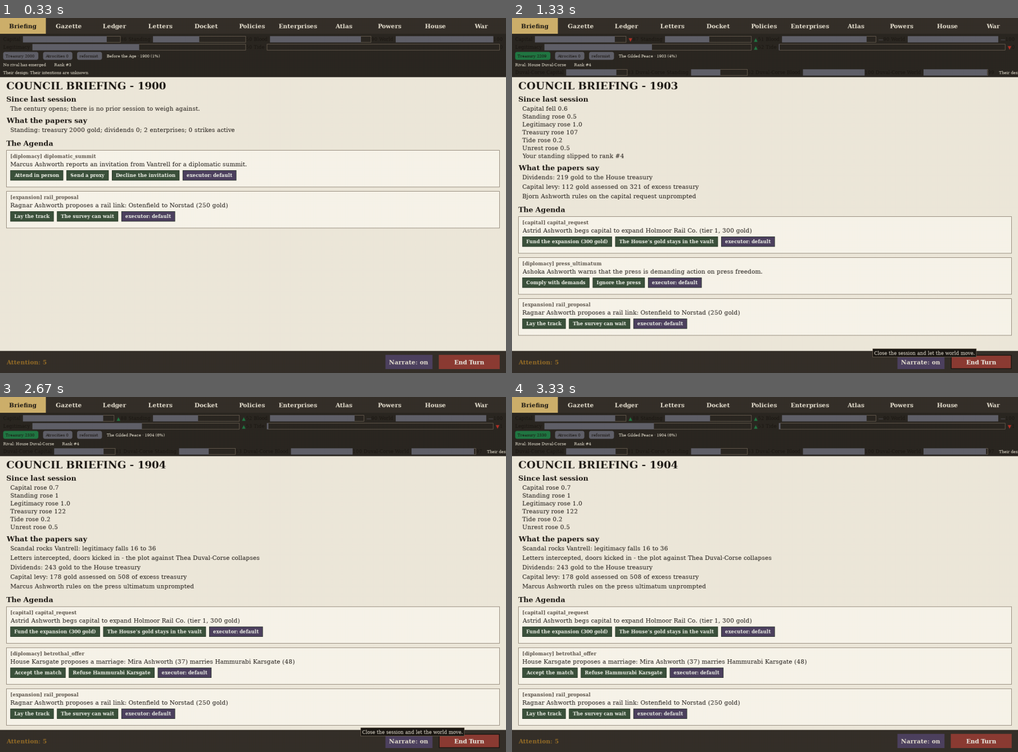
Above: before the commit, frames 1-4 (two rows, left to right).
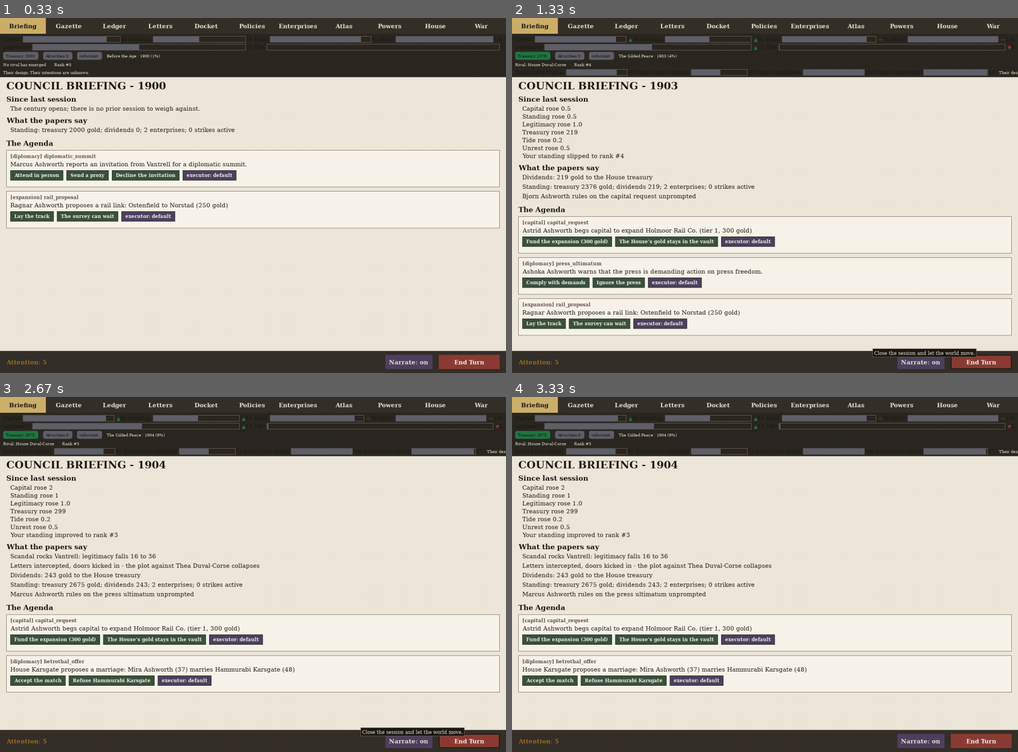
Above: after the commit, the same moments.

Repository: civersen222/Guilded-Age
Game: pygame game, started from gilded/__main__.py
Two runs of this game, one before a commit and one after it. Both use one fixed random seed, a clock stepped at 60 frames per second and the inputs below.
Inputs (mouse positions are in pixels of both pictures, inside the frame that each line leads up to):
- Up to frame 1 (0.33 s): no input
- Up to frame 2 (1.33 s): click "End Turn" at 0.38 s; click "Enterprises" at 0.72 s; click "End Turn" at 1.05 s
- Up to frame 3 (2.67 s): click "Enterprises" at 1.38 s; click (263, 453) at 1.72 s; click "Enterprises" at 2.05 s; click "End Turn" at 2.38 s
- Up to frame 4 (3.33 s): click (694, 499) at 2.72 s

Frame 1 is identical in both runs. In frame 2, 0.4% of the frame differs, in the area x 2-48%, y 5-49%; in frame 3, 11%, in the area x 1-99%, y 5-93%; in frame 4, 11%.

Commit message:
11I: revert the capital levy - a flat throttle is not a genuine mechanism; restore base behavior pending the real fix

Diff:
--- a/gilded/chassis.py
+++ b/gilded/chassis.py
@@ -13,7 +13,7 @@
 from typing import Dict, List, Optional
 
 from gilded.world import generate_atlas
-from gilded.houses import STARTING_TREASURY, assign_houses
+from gilded.houses import assign_houses
 from gilded.enterprises import (Enterprise, capacity_out, director_skim,
                                 found_enterprise, tick_construction)
 from gilded.market import Market, tech_mod_for
@@ -44,7 +44,6 @@
 }
 TURN_BUDGET = 70                  # the century, at a year and a half a turn
 YEAR_START = 1900
-CAPITAL_LEVY_RATE = 0.35          # share of above-base treasury taken each turn
 
 
 def year_of(turn: int) -> int:
@@ -385,19 +384,7 @@
                 self.directives[h].set_stance("labor", -100)
             self._emit(msgs, "gazette", h)
 
-        # 8.5 the capital levy: the state takes a share of any treasury
-        #      wealth above the starting purse - the excess that the
-        #      enterprises minted this age is taxed, not kept
-        for h in sorted(self.houses):
-            excess = self.houses[h].treasury - STARTING_TREASURY
-            if excess > 0:
-                levy = CAPITAL_LEVY_RATE * excess
-                self.houses[h].debit(self.turn, "capital levy", levy)
-                self._emit([f"Capital levy: {levy:.0f} gold assessed on "
-                            f"{excess:.0f} of excess treasury"],
-                           "ledger", h)
-
-        # 8.6 the Director reads the resolved turn and chronicles it
+        # 8.5 the Director reads the resolved turn and chronicles it
         self.events.extend(self.director.observe(self))
 
         # 9. endings, then the next morning's paper
--- a/gilded/houses.py
+++ b/gilded/houses.py
@@ -15,7 +15,7 @@
     "reparations paid", "reparations received", "share purchase",
     "tax farm lease", "trade concession", "military grant",
     "diplomatic summit", "press compliance", "reform endorsement",
-    "courtier appeasement", "capital levy",
+    "courtier appeasement",
 })
 
 HOUSE_NAMES = ["Vantrell", "Karsgate", "Mordaine", "Ashworth", "Ferrenholt",
--- a/gilded/tests/test_grip.py
+++ b/gilded/tests/test_grip.py
@@ -830,9 +830,7 @@
     g.end_turn()
     share_purchases = abs(sum(amt for _, label, amt in house_obj.journal[journal_len:]
                               if label == "share purchase" and amt < 0))
-    capital_levy = abs(sum(amt for _, label, amt in house_obj.journal[journal_len:]
-                            if label == "capital levy" and amt < 0))
-    chassis_dividend = (house_obj.treasury - before_treasury) + share_purchases + capital_levy
+    chassis_dividend = (house_obj.treasury - before_treasury) + share_purchases
 
     # Now get the grip report dividend
     rep = grip.report(g, house_a)
--- a/gilded/tests/test_treasury_journal.py
+++ b/gilded/tests/test_treasury_journal.py
@@ -215,7 +215,7 @@
 # ── Rule 11 — label set is closed ─────────────────────────────────────
 
 def test_treasury_labels_count():
-    assert len(TREASURY_LABELS) == 20
+    assert len(TREASURY_LABELS) == 19
 
 
 def test_treasury_labels_contains_expected():
@@ -225,7 +225,7 @@
         "reparations paid", "reparations received", "share purchase",
         "tax farm lease", "trade concession", "military grant",
         "diplomatic summit", "press compliance", "reform endorsement",
-        "courtier appeasement", "capital levy",
+        "courtier appeasement",
     }
     assert TREASURY_LABELS == expected
 
@@ -553,7 +553,7 @@
 
 
 def test_treasury_frozenset_immutable():
-    assert len(TREASURY_LABELS) == 20
+    assert len(TREASURY_LABELS) == 19
     try:
         TREASURY_LABELS.add("fake")
         assert False, "frozenset should not allow addition"
